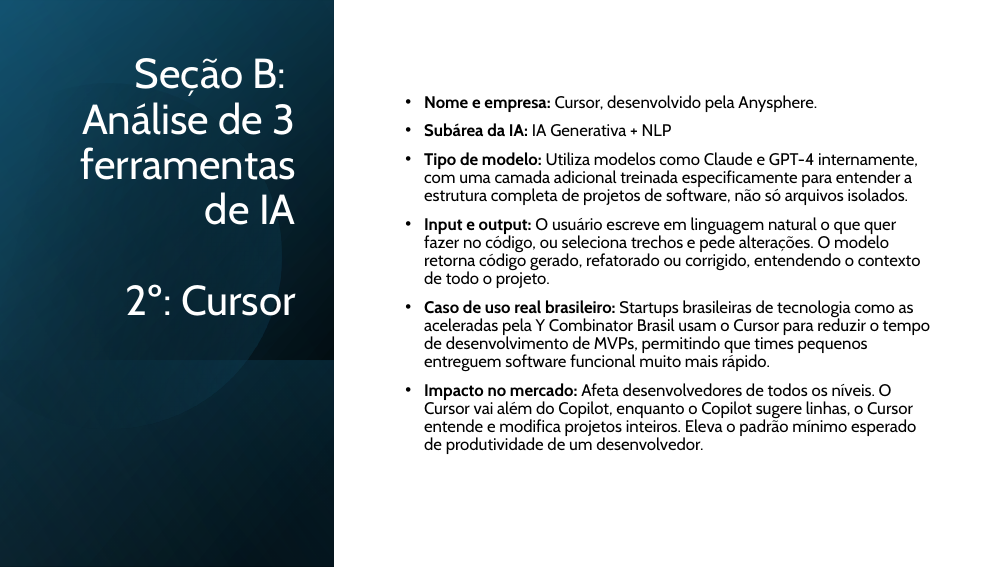
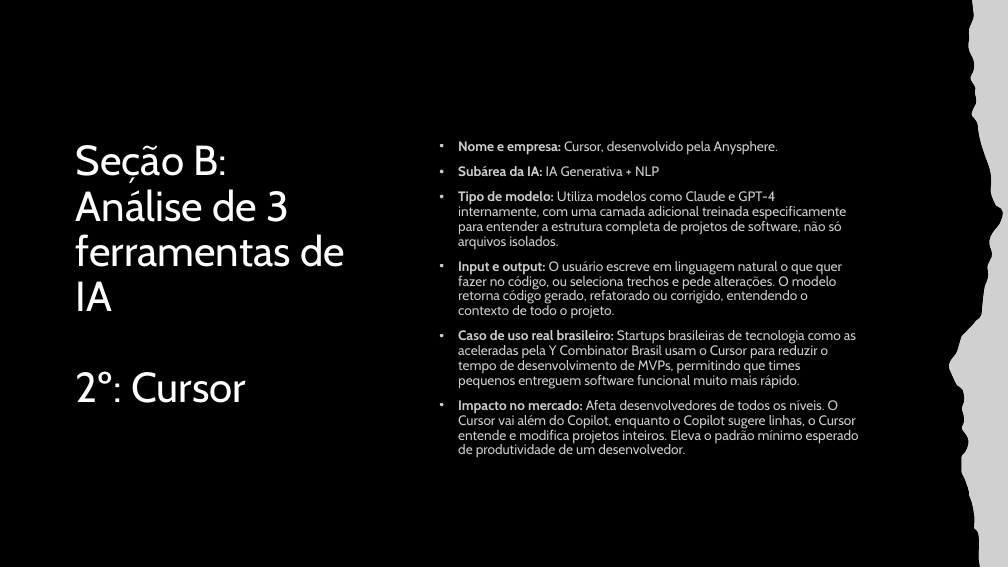
Before and after one commit to VictorManzini/Prompt-e-Intelig-ncia-Artificial-, a slide deck: slide 4 of semestre1/CP1/CP1.VictorManzini.pptx. Drawn at 1008x567 pixels with LibreOffice and Linux fonts; fonts in the diff are those of the drawing; grey boxes stand for pictures. Boxes give left, top, right and bottom in pixels: in the first picture for what was removed or moved away, otherwise in the second. Text is boxed around its words. In the diff, an @@ line names an element or a change of style, - is before the commit and + after.

```diff
--- a/semestre1/CP1/CP1.VictorManzini.pptx
+++ b/semestre1/CP1/CP1.VictorManzini.pptx
@@ background #FFFFFF to #000000 @@
@@ rectangle removed at bbox=[0, 0, 1008, 567] @@
@@ rectangle removed at bbox=[0, 0, 334, 567] @@
@@ rectangle removed at bbox=[0, 1, 334, 567] @@
@@ rectangle removed at bbox=[0, 0, 334, 566] @@
@@ freeform shape added at bbox=[949, 0, 1008, 567], fill #FFFFFF @@
@@ picture added at bbox=[949, 0, 1008, 567] @@
@@ freeform shape removed at bbox=[0, 42, 323, 464] @@
@@ title "Seção B: Análise de 3 ...": place and size @@
-title "Seção B: Análise de 3 ..." at bbox=[81, 58, 296, 316]
+title "Seção B: Análise de 3 ..." at bbox=[76, 145, 345, 403]
@@ title "Seção B: Análise de 3 ..." at bbox=[76, 145, 345, 403]: alignment right to left; vertical alignment bottom to top @@
@@ text "Nome e empresa: Cursor, desenvolvido ...": place and size @@
-text "Nome e empresa: Cursor, desenvolvido ..." at bbox=[424, 95, 930, 454]
+text "Nome e empresa: Cursor, desenvolvido ..." at bbox=[458, 141, 859, 458]
@@ text "Nome e empresa: Cursor, desenvolvido ..." at bbox=[458, 141, 859, 458]: size 16 to 13 pt, text colour #000000 to #FFFFFF at 80% opacity; vertical alignment middle to top @@
@@ rectangle removed at bbox=[0, 360, 334, 567] @@
```
Also in this commit, not shown: 12 other slides changed, 3 slides added, 1 other file.
